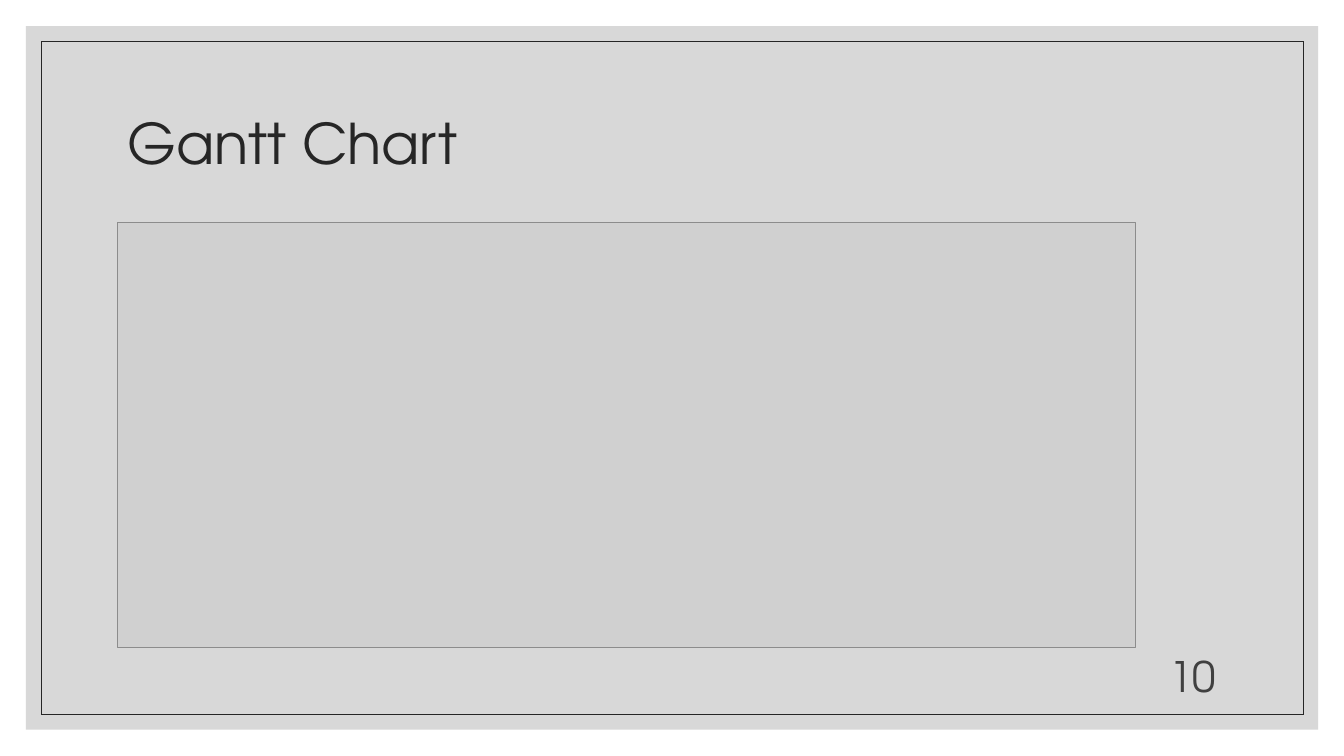
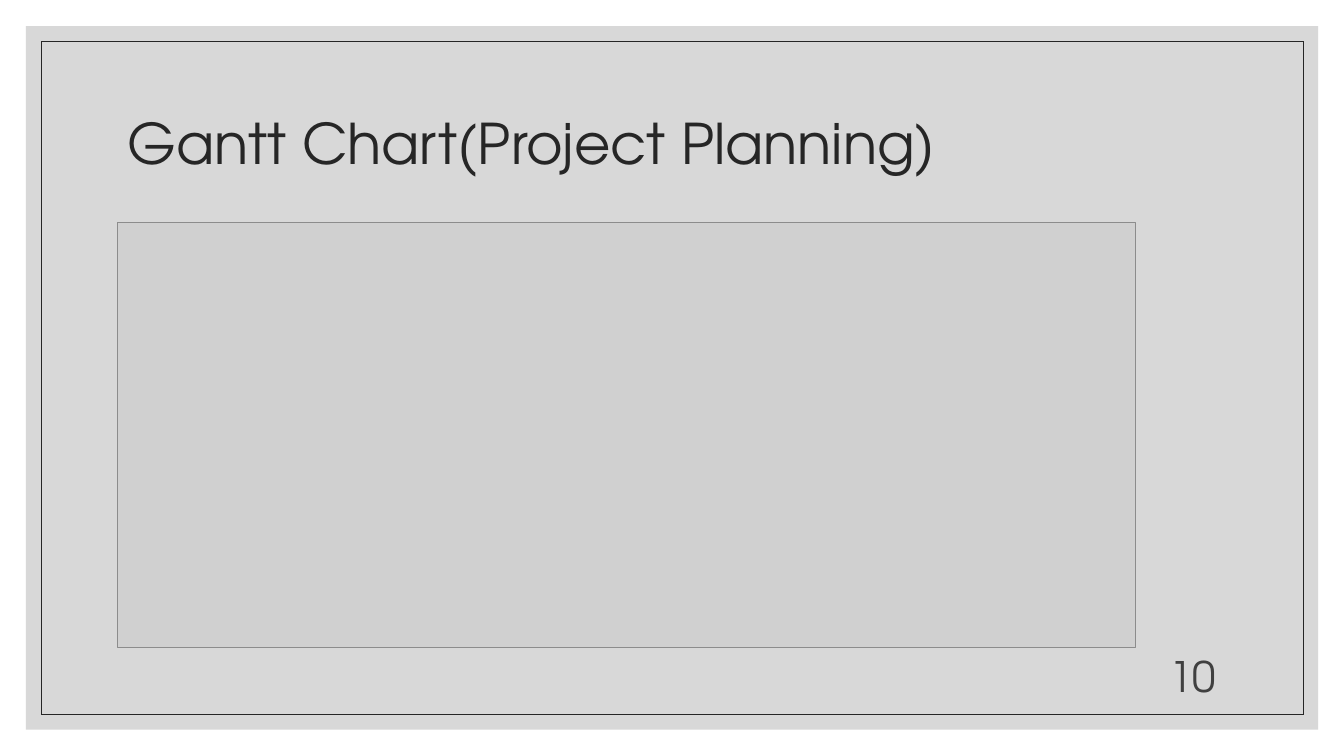
Before and after one commit to SomeTimeCode/CAES, a slide deck: slide 10 of CAES9542 Wk1.pptx. Drawn at 1344x756 pixels with LibreOffice and Linux fonts; fonts in the diff are those of the drawing; grey boxes stand for pictures. Boxes give left, top, right and bottom in pixels: in the first picture for what was removed or moved away, otherwise in the second. Text is boxed around its words. In the diff, an @@ line names an element or a change of style, - is before the commit and + after.

```diff
--- a/CAES9542 Wk1.pptx
+++ b/CAES9542 Wk1.pptx
@@ title at (128,122,935,177): text changed @@
-Gantt Chart
+Gantt Chart(Project Planning)
```
Also in this commit, not shown: 2 other slides changed.
